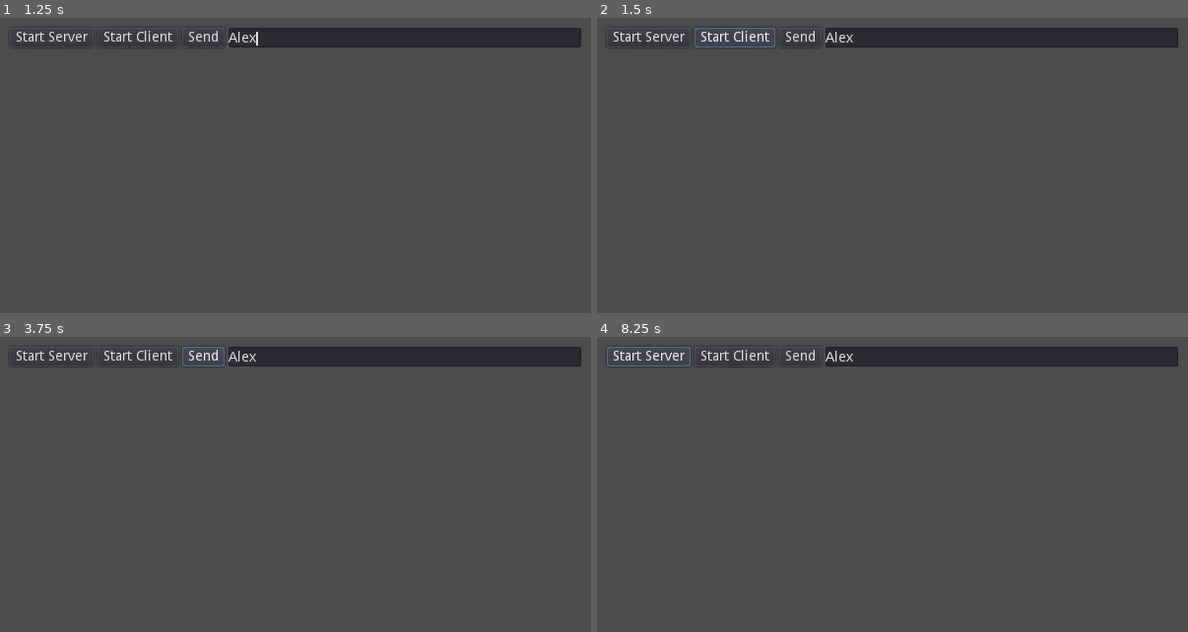
Above: before the commit, frames 1-4 (two rows, left to right).
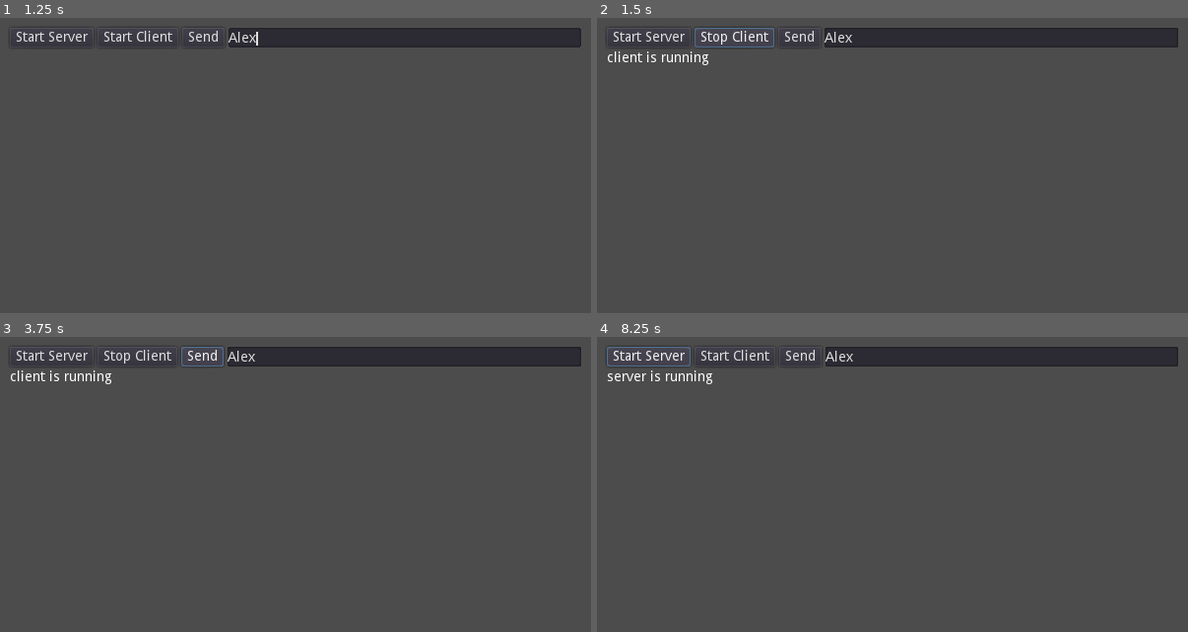
Above: after the commit, the same moments.

Repository: LuizAntonioPereira/Client_Server_multiplayer
Game: Godot game, scene res://Node2D.tscn
Two runs of this game, one before a commit and one after it. Both use one fixed random seed, a clock stepped at 60 frames per second and the inputs below.
Inputs (mouse positions are in pixels of both pictures, inside the frame that each line leads up to):
- Up to frame 1 (1.25 s): click (407, 38) at 0.52 s; type "Alex" at 0.6 s
- Up to frame 2 (1.5 s): click "Start Client" at 1.25 s
- Up to frame 3 (3.75 s): click "Start Client" (after the commit: "Stop Client") at 2 s; click "Start Client" at 2.75 s; click "Send" at 3.5 s
- Up to frame 4 (8.25 s): click "Start Client" (after the commit: "Stop Client") at 4.25 s; click "Send" at 5 s; click "Start Client" at 5.75 s; click "Start Client" (after the commit: "Stop Client") at 6.5 s; click "Send" at 7.25 s; click "Start Server" at 8 s

Frame 1 is identical in both runs. In frame 2, 0.6% of the frame differs, in the area x 1-44%, y 3-16%; in frame 3, 0.7%; in frame 4, 0.2%.
Error before the commit: Parse Error: Unexpected token: Identifier:remotesyc (res://Node2D.gd:92)
Error after the commit: Invalid get index '5' (on base: 'Array'). (res://Node2D.gd:29)

Commit message:
remote remotesync
troca

Diff:
--- a/Node2D.gd
+++ b/Node2D.gd
@@ -89,7 +89,7 @@
 
 	#print(numero)
 
-remotesyc func assign_client(numero2):
+remotesync func assign_client(numero2):
 
 	#receber = numero
 
--- a/project.godot
+++ b/project.godot
@@ -10,7 +10,6 @@
 
 _global_script_classes=[  ]
 _global_script_class_icons={
-
 }
 
 [application]
